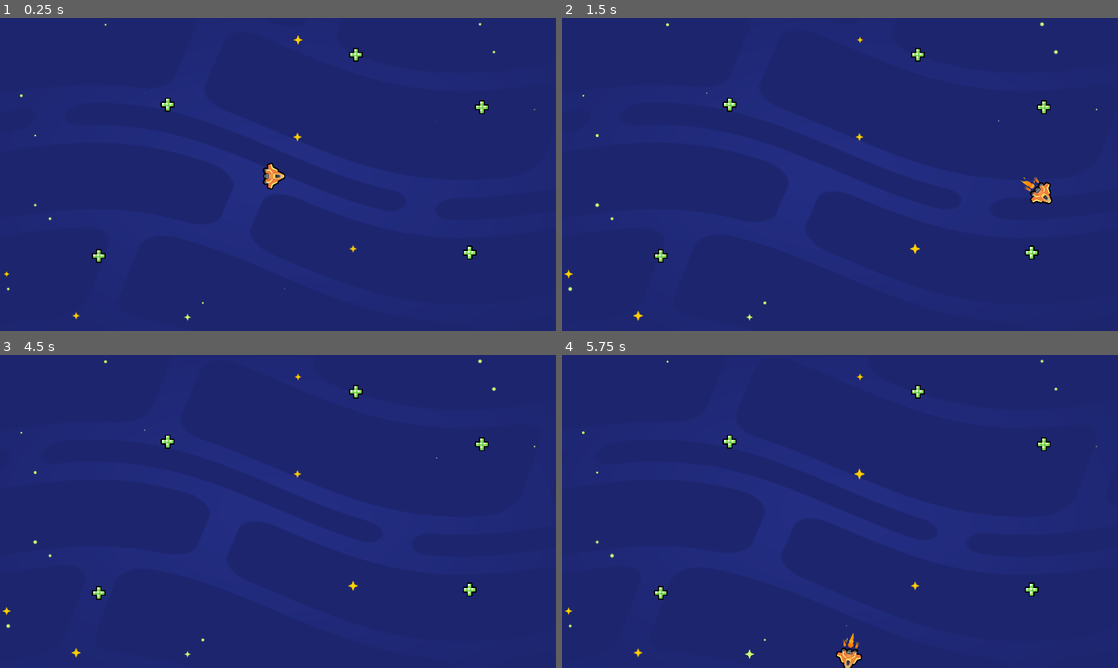
Above: before the commit, frames 1-4 (two rows, left to right).
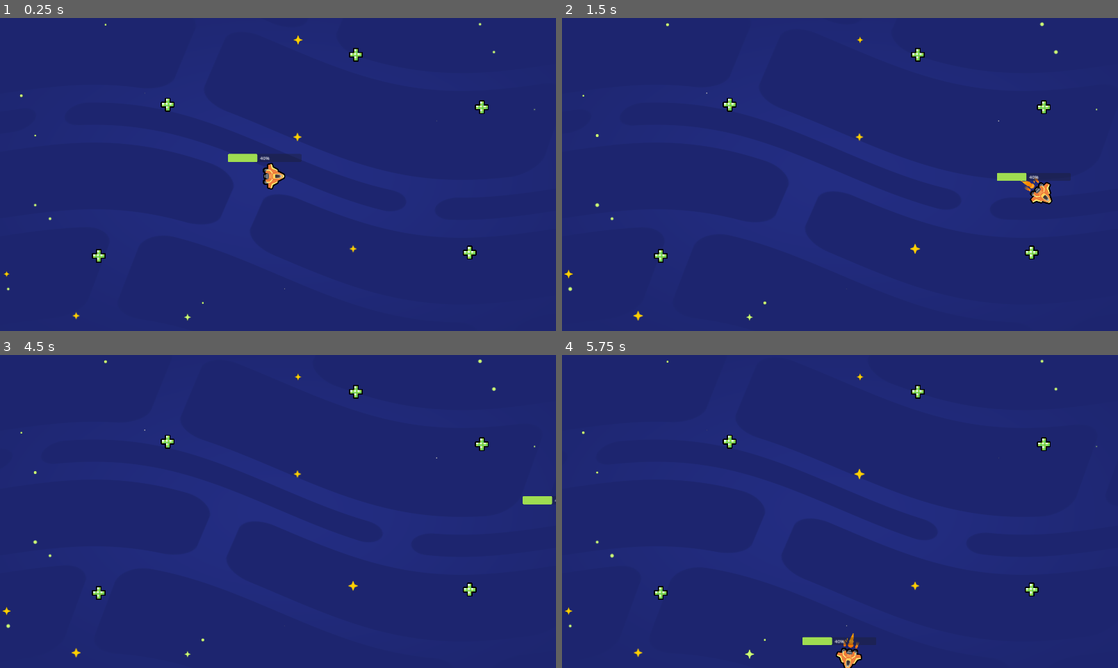
Above: after the commit, the same moments.

Repository: JuliaLui642/2d-GameDev-Courses
Game: Godot game, scene res://lessons/space_level.tscn
Two runs of this game, one before a commit and one after it. Both use one fixed random seed, a clock stepped at 60 frames per second and the inputs below.
Inputs:
- Up to frame 1 (0.25 s): no input
- Up to frame 2 (1.5 s): hold D (move_right) 0.53-1.28 s; hold S (move_down) from 1.28 s (still down)
- Up to frame 3 (4.5 s): release S (move_down) at 2.03 s; hold D (move_right) 2.03-2.78 s; hold W (move_up) 2.78-3.53 s; tap Enter at 3.5 s; hold A (move_left) from 3.53 s (still down)
- Up to frame 4 (5.75 s): release A (move_left) at 5.03 s; hold S (move_down) from 5.03 s (still down)

The runs differ from the first frame. In frame 1, 0.3% of the frame differs, in the area x 41-55%, y 43-46%; in frame 2, 0.3%; in frame 3, 0.2%; in frame 4, 0.3%.

Commit message:
M5.Loot It All Lesson 4

Diff:
--- a/05.loot_it_all_workbook/lessons/ship.gd
+++ b/05.loot_it_all_workbook/lessons/ship.gd
@@ -11,6 +11,7 @@
 	direction.x = Input.get_axis("move_left", "move_right")
 	direction.y = Input.get_axis("move_up", "move_down")
 
+
 	if direction.length() > 1.0:
 		direction = direction.normalized()
 
@@ -19,5 +20,7 @@
 	velocity += steering * steering_factor * delta
 	position += velocity * delta
 
+
+
 	if velocity.length() > 0.0:
-		rotation = velocity.angle()
+		get_node("Sprite2D").rotation = velocity.angle()
--- a/05.loot_it_all_workbook/lessons/ship.tscn
+++ b/05.loot_it_all_workbook/lessons/ship.tscn
@@ -7,6 +7,13 @@
 
 [sub_resource type="CircleShape2D" id="CircleShape2D_oxyiy"]
 radius = 40.0125
+
+[sub_resource type="StyleBoxFlat" id="StyleBoxFlat_f50s2"]
+bg_color = Color(0.623529, 0.866667, 0.317647, 1)
+corner_radius_top_left = 4
+corner_radius_top_right = 4
+corner_radius_bottom_right = 4
+corner_radius_bottom_left = 4
 
 [node name="Ship" type="Area2D"]
 script = ExtResource("4_p1sls")
@@ -29,3 +36,18 @@
 
 [node name="CollisionShape2D" type="CollisionShape2D" parent="."]
 shape = SubResource("CircleShape2D_oxyiy")
+
+[node name="UI" type="Control" parent="."]
+layout_mode = 3
+anchors_preset = 0
+offset_right = 40.0
+offset_bottom = 40.0
+
+[node name="HealthBar" type="ProgressBar" parent="UI"]
+layout_mode = 0
+offset_left = -159.0
+offset_top = -77.0
+offset_right = 96.0
+offset_bottom = -50.0
+theme_override_styles/fill = SubResource("StyleBoxFlat_f50s2")
+value = 40.0
Not shown: 1 places in 05.loot_it_all_workbook/lessons/ship.tscn that only renumber resources
